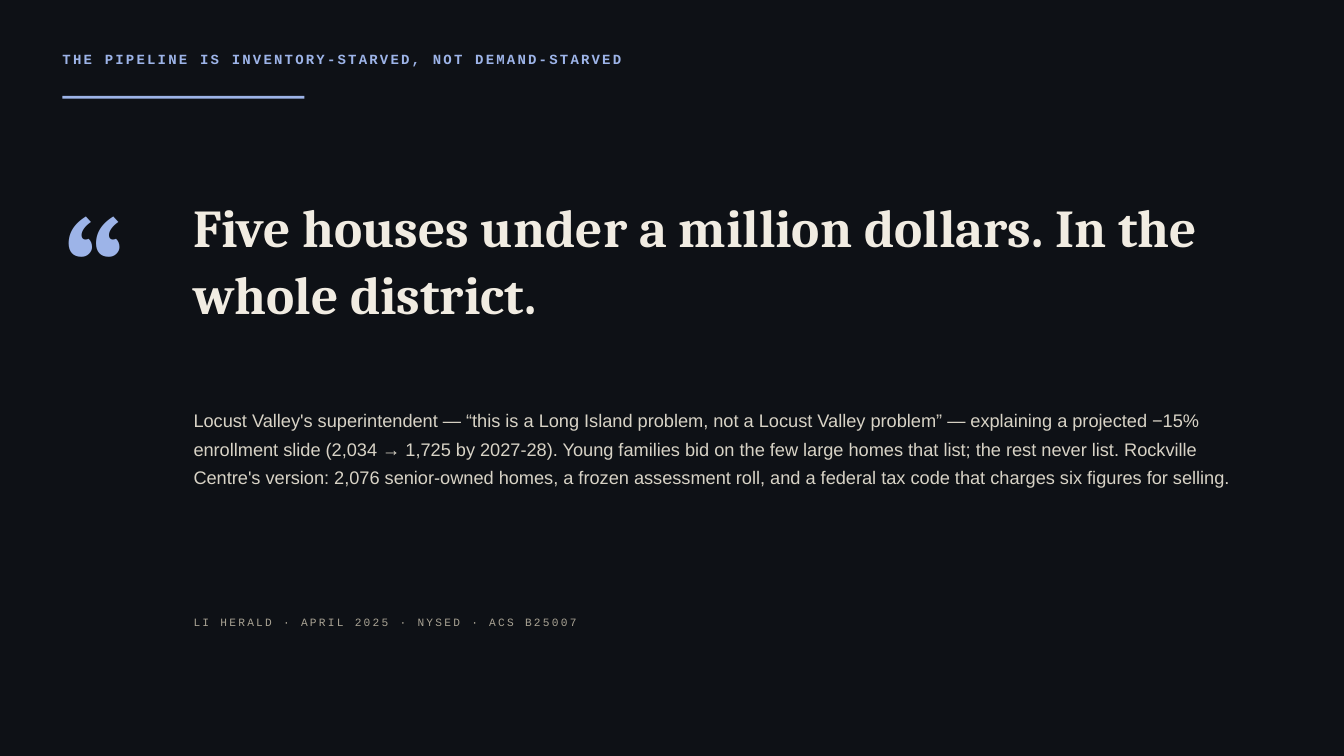
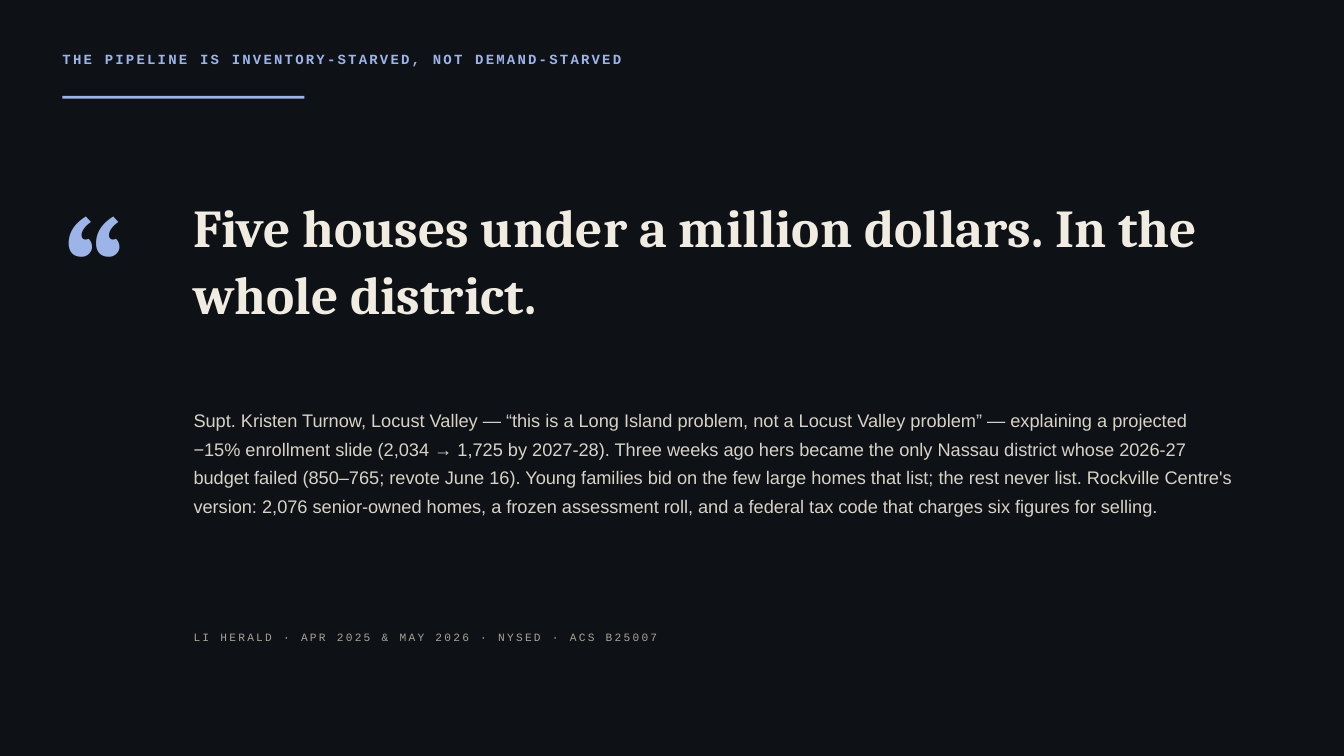
Before and after one commit to bigbrownjeff/rvc-homeowner-taxes, a slide deck: slide 6 of site/RVC_Legislator_Deck.pptx. Drawn at 1344x756 pixels with LibreOffice and Linux fonts; fonts in the diff are those of the drawing. Boxes give left, top, right and bottom in pixels: in the first picture for what was removed or moved away, otherwise in the second. Text is boxed around its words. In the diff, an @@ line names an element or a change of style, - is before the commit and + after.

```diff
--- a/site/RVC_Legislator_Deck.pptx
+++ b/site/RVC_Legislator_Deck.pptx
@@ text at [194, 413, 1232, 517]: text changed @@
-Locust Valley's superintendent — “this is a Long Island problem, not a Locust Valley problem” — explaining a projected −15% enrollment slide (2,034 → 1,725 by 2027-28). Young families bid on the few large homes that list; the rest never list. Rockville Centre's version: 2,076 senior-owned homes, a frozen assessment roll, and a federal tax code that charges six figures for selling.
+Supt. Kristen Turnow, Locust Valley — “this is a Long Island problem, not a Locust Valley problem” — explaining a projected −15% enrollment slide (2,034 → 1,725 by 2027-28). Three weeks ago hers became the only Nassau district whose 2026-27 budget failed (850–765; revote June 16). Young families bid on the few large homes that list; the rest never list. Rockville Centre's version: 2,076 senior-owned homes, a frozen assessment roll, and a federal tax code that charges six figures for selling.
@@ text at [194, 633, 658, 641]: text changed @@
-LI HERALD · APRIL 2025 · NYSED · ACS B25007
+LI HERALD · APR 2025 & MAY 2026 · NYSED · ACS B25007
```
Also in this commit, not shown: 18 other slides changed, 1 slide added, 8 other files.
